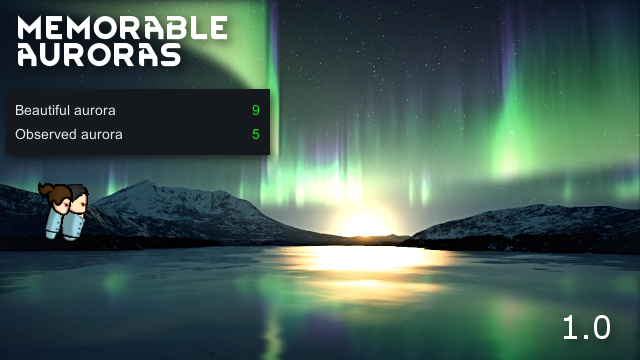
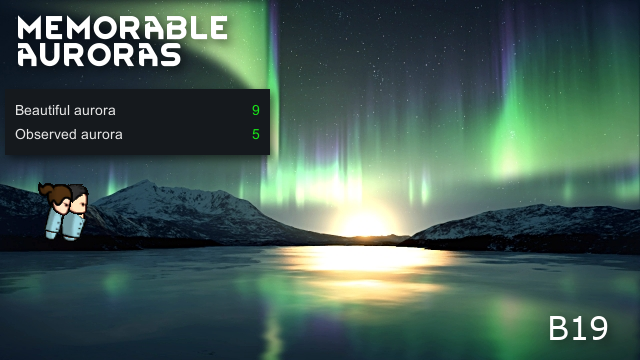
Layers edited between the first and the second 640x360 image:
added layer "VerB19 copy" above "Clipboard" over (546, 312, 620, 350)
hid "Clipboard" over (557, 312, 620, 350)
